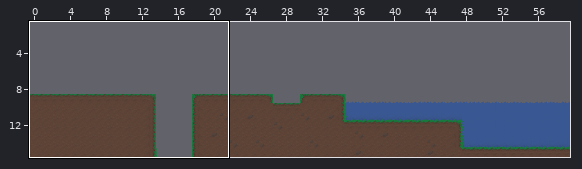
An edit to a level. Tiled map (JSON), www/assets/Planet/Levels/GrassPlanet/Tilemaps/Level1.json. Above, an overview of the earlier version with the close-up marked.
Close-up. As it was:
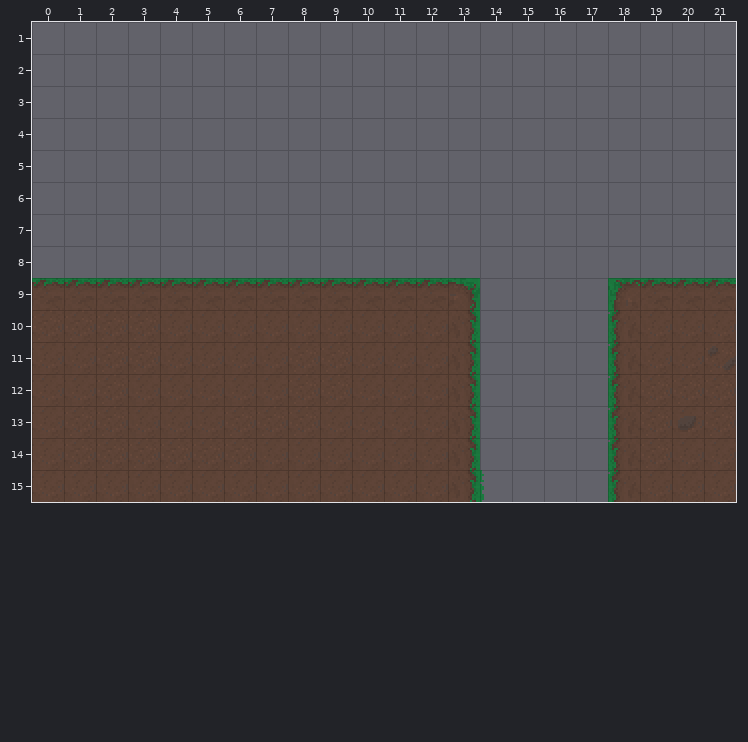
Cells are 16x16 px. Shown: x 0..21, y 1..15. The commit also changed other parts of the map, which this record leaves out.
After:
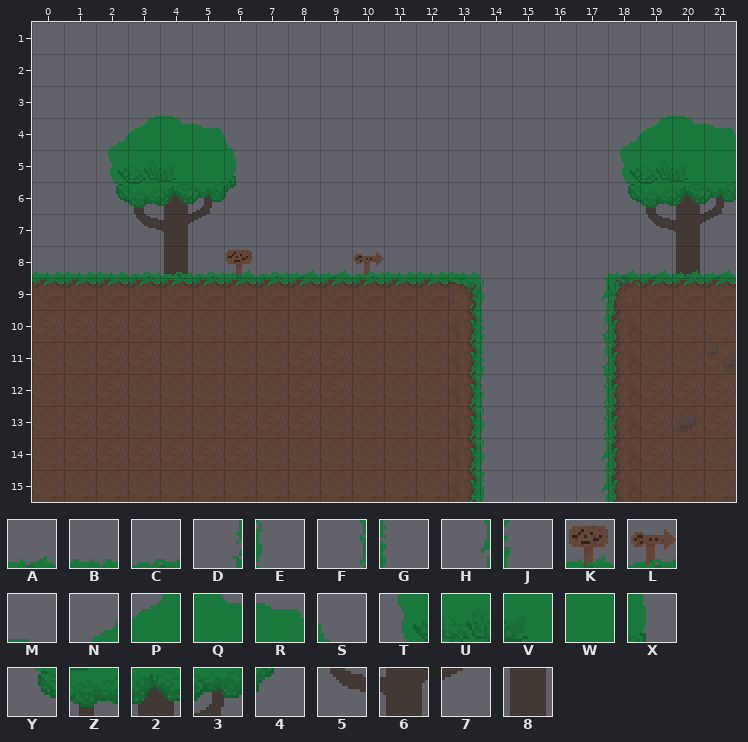
Key: from "GrassPlanet": A 1, B 2, C 3, D 10, E 14, F 20, G 28, H 30, J 34, K 38, L 44, M 125, N 133, P 134, Q 135, R 136, S 137, T 143, U 144, V 145, W 146, X 147, Y 153, Z 154, 2 155, 3 156, 4 157, 5 164, 6 165, 7 166, 8 175.
_ is an empty cell.
Tiles of an added or newly shown layer are drawn over the layers below it.
What changed:
Layer "Background" (now shown):
The author put tile 2 in row 6 at x 4 and 20.
The author put tile 3 in row 6 at x 5 and 21.
The author put tile 4 in row 6 at x 6.
The author put tile 5 in row 7 at x 3 and 19.
The author put tile 6 in row 7 at x 4 and 20.
The author put tile 7 in row 7 at x 5 and 21.
The author put tile 8 in row 8 at x 4 and 20.
The author put tile M in row 3 at x 4 and 20.
The author put tile N in row 4 at x 2 and 18.
The author put tile P in row 4 at x 3 and 19.
The author put tile Q in row 4 at x 4 and 20.
The author put tile R in row 4 at x 5 and 21.
The author put tile S in row 4 at x 6.
The author put tile T in row 5 at x 2 and 18.
The author put tile U in row 5 at x 3 and 19.
The author put tile V in row 5 at x 4 and 20.
The author put tile W in row 5 at x 5 and 21.
The author put tile X in row 5 at x 6.
The author put tile Y in row 6 at x 2 and 18.
The author put tile Z in row 6 at x 3 and 19.
Layer "Foreground" (now shown):
The author put tile A in row 8 at x 8 to 9 and 18 to 21.
The author put tile B in row 8 at x 0 to 2 and 11 to 13.
The author put tile C in row 8 at x 3 to 5 and 7.
The author put tile D in rows 10 to 11 at x 17.
The author put tile E in row 9 at x 14; in rows 13 to 15 at x 14.
The author put tile F in rows 12 to 13 at x 17.
The author put tile G in rows 10 to 11 at x 14.
The author put tile H in row 9 at x 17; in rows 14 to 15 at x 17.
The author put tile J in row 12 at x 14.
The author put tile K in row 8 at x 6.
The author put tile L in row 8 at x 10.
